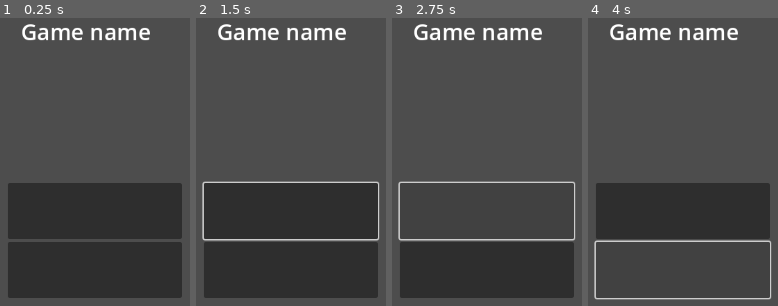
Above: before the commit, frames 1-4 (left to right).
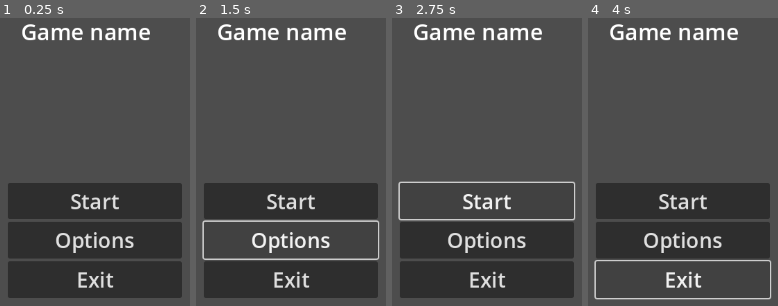
Above: after the commit, the same moments.

Repository: 6thAce/NorthernLights
Game: Godot game, scene res://scenes/title_screen.tscn
Same seed, same stepped clock (60 frames per second), same inputs: the game is played once before the commit and once after it. This scene is started directly instead of the project's main scene.
Inputs (mouse positions are in pixels of both pictures, inside the frame that each line leads up to; where the layout moved, square brackets give the same spot in the first picture):
- Up to frame 1 (0.25 s): no input
- Up to frame 2 (1.5 s): click (291, 202) [291, 210] at 0.5 s; click (291, 239) at 1.25 s, where only the run after the commit has a clickable "Options"
- Up to frame 3 (2.75 s): click (487, 202) [487, 210] at 2 s
- Up to frame 4 (4 s): click (683, 280) [683, 268] at 2.75 s; hold Right (ui_right) from 3.53 s (still down)

The runs differ from the first frame. In frame 1, 4.5% of the frame differs, in the area x 4-96%, y 61-94%; in frame 2, 5.7%, in the area x 3-97%, y 56-94%; in frame 3, 4.3%; in frame 4, 4.6%.

Commit message:
daily progress - 2025-07-18

Diff:
--- a/scenes/title_screen.tscn
+++ b/scenes/title_screen.tscn
@@ -37,7 +37,18 @@
 [node name="Button" type="Button" parent="VBoxContainer"]
 layout_mode = 2
 size_flags_vertical = 3
+theme_override_font_sizes/font_size = 30
+text = "Start"
+
+[node name="Button3" type="Button" parent="VBoxContainer"]
+layout_mode = 2
+size_flags_vertical = 3
+theme_override_font_sizes/font_size = 30
+text = "Options"
 
 [node name="Button2" type="Button" parent="VBoxContainer"]
 layout_mode = 2
 size_flags_vertical = 3
+theme_override_font_sizes/font_size = 30
+text = "Exit
+"
